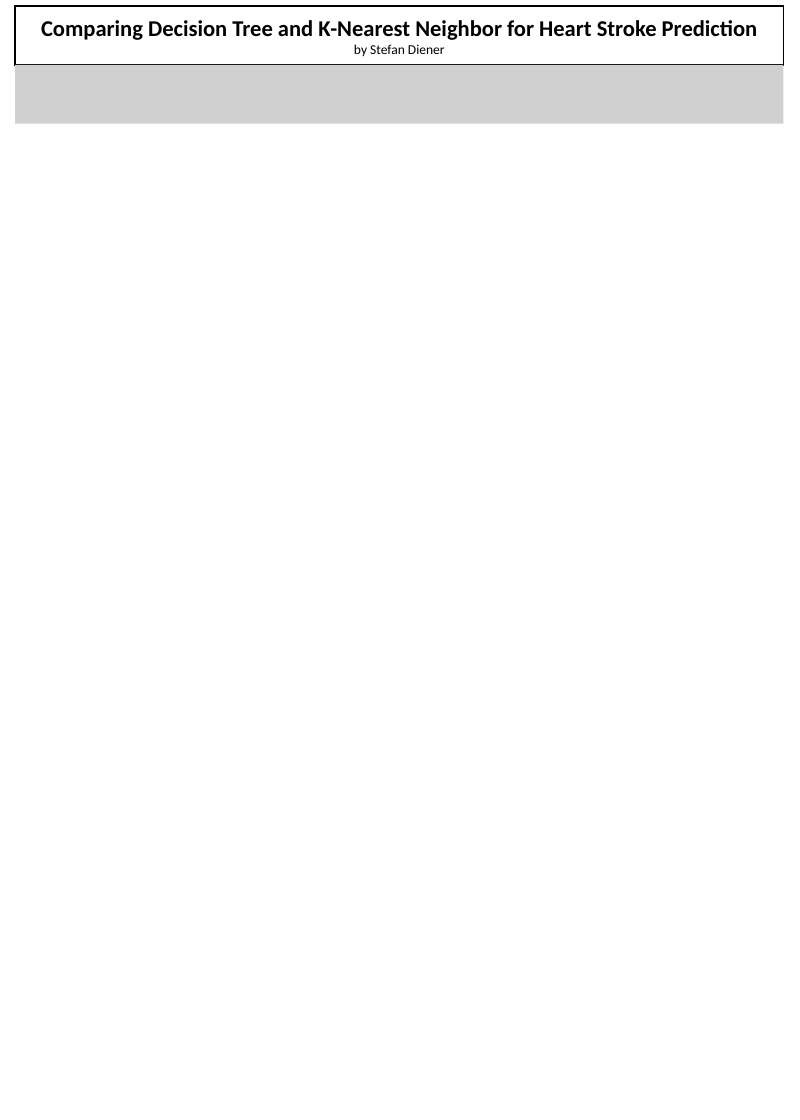
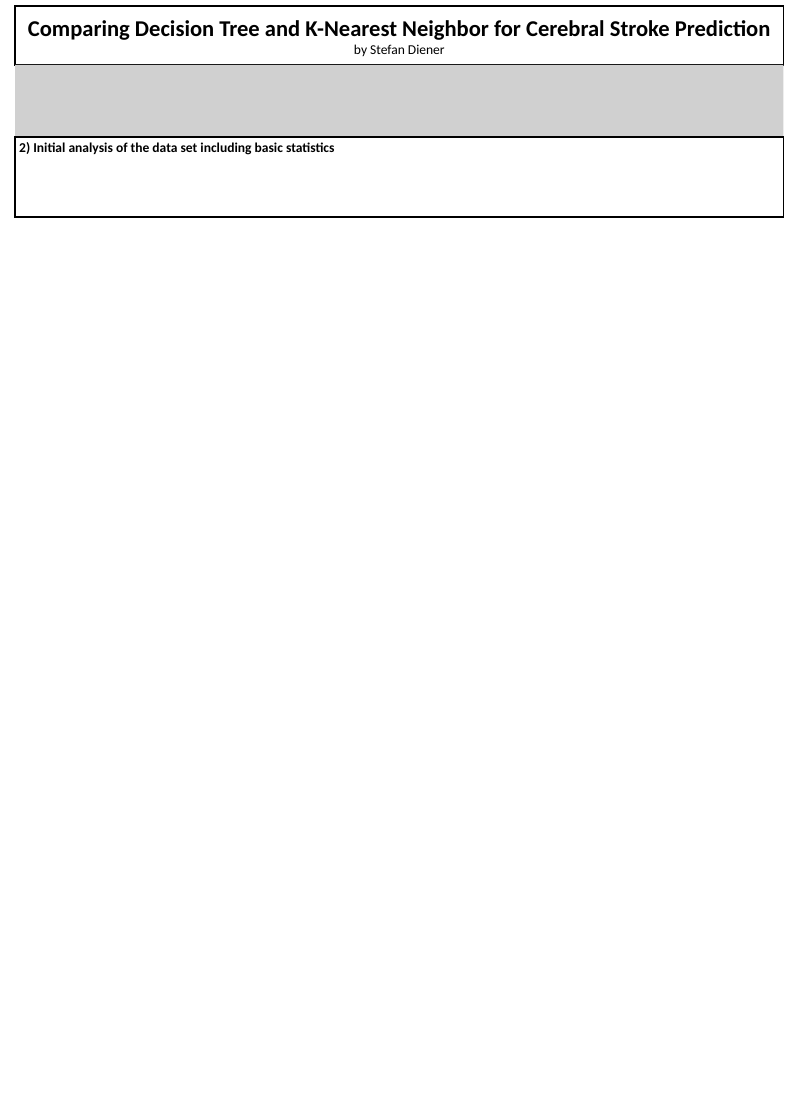
Before and after one commit to sddiener/Comparison-of-Decision-Tree-and-KNN-for-Stroke-Prediction, a slide deck: slide 1 of ML_Poster.pptx. Drawn at 800x1120 pixels with LibreOffice and Linux fonts; fonts in the diff are those of the drawing; grey boxes stand for pictures. Boxes give left, top, right and bottom in pixels: in the first picture for what was removed or moved away, otherwise in the second. Text is boxed around its words. In the diff, an @@ line names an element or a change of style, - is before the commit and + after.

Commit message:
added poster

```diff
--- a/ML_Poster.pptx
+++ b/ML_Poster.pptx
@@ text in rectangle at box(28, 20, 771, 56): text changed @@
-Comparing Decision Tree and K-Nearest Neighbor for Heart Stroke Prediction
-by Stefan Diener
+Comparing Decision Tree and K-Nearest Neighbor for Cerebral Stroke Prediction
+by Stefan Diener
@@ picture: place and size @@
-picture at box(15, 65, 783, 124)
+picture at box(15, 65, 783, 137)
@@ rectangle added at box(15, 137, 783, 217), fill #FFFFFF, outline #000000 3 pt, 24 pt, text #000000, bold @@
+2) Initial analysis of the data set including basic statistics
```
Also in this commit, not shown: 1 other file.
